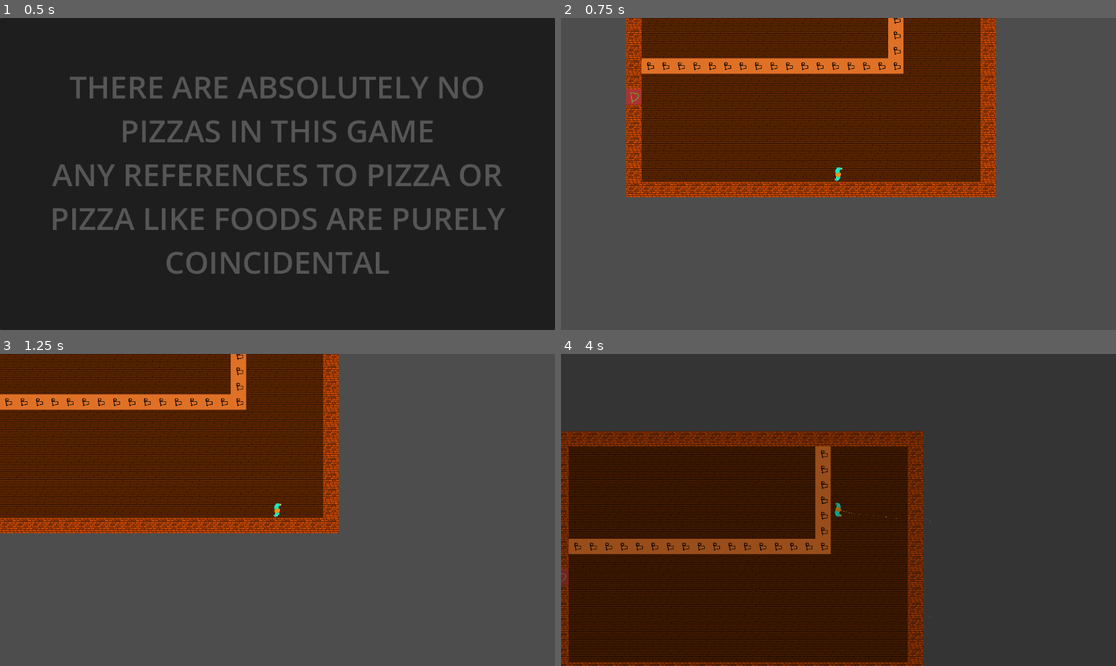
Above: before the commit, frames 1-4 (two rows, left to right).
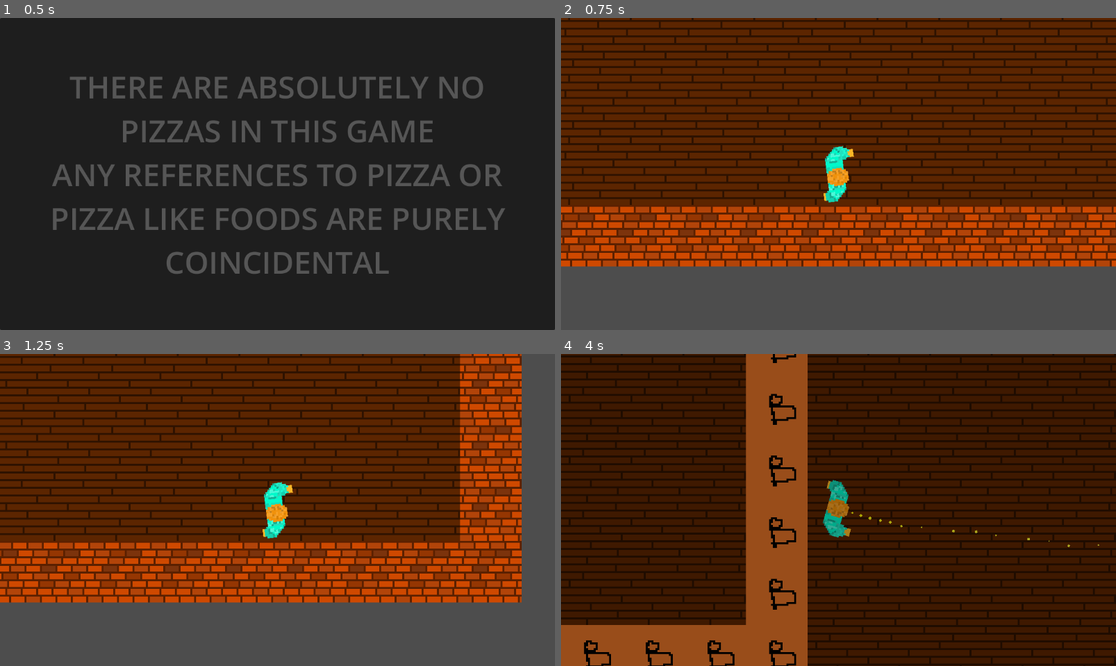
Above: after the commit, the same moments.

Repository: Jibby-Games/PizzaJam11
Game: Godot game, scene res://menu/intro.tscn
Two runs of this game, one before a commit and one after it. Both use one fixed random seed, a clock stepped at 60 frames per second and the inputs below. The engine's default icon, where the game draws it, is replaced by a stand-in: a white triangle on a blue panel in a dark square.
Inputs (mouse positions are in pixels of both pictures, inside the frame that each line leads up to):
- Up to frame 1 (0.5 s): no input
- Up to frame 2 (0.75 s): move the mouse to (960, 158) at 0.52 s; press the mouse at (960, 158) at 0.53 s; hold D (right) from 0.53 s (still down)
- Up to frame 3 (1.25 s): keep holding D (right)
- Up to frame 4 (4 s): move the mouse to (727, 525) at 1.27 s; release D (right) at 1.28 s; release the mouse at (727, 525) at 1.28 s; hold S (down) 1.28-2.03 s; click (727, 525) at 1.35 s; move the mouse to (894, 441) at 2.02 s; press the mouse at (894, 441) at 2.03 s; hold D (right) 2.03-2.78 s; move the mouse to (810, 572) at 2.77 s; release the mouse at (810, 572) at 2.78 s; hold W (up) 2.78-3.53 s; click (810, 572) at 2.85 s; move the mouse to (1005, 556) at 3.52 s; press the mouse at (1005, 556) at 3.53 s; hold A (left) from 3.53 s (still down)

Frame 1 is identical in both runs. In frame 2, 60% of the frame differs, in the area x 0-100%, y 0-80%; in frame 3, 56%; in frame 4, 77%, in the area x 0-100%, y 0-100%.

Commit message:
fix: zoom in camera again

Diff:
--- a/player/player.tscn
+++ b/player/player.tscn
@@ -102,3 +102,4 @@
 collision_mask = 4
 
 [node name="ShakeCamera2D" parent="." instance=ExtResource("3_auqtd")]
+zoom = Vector2(4, 4)
